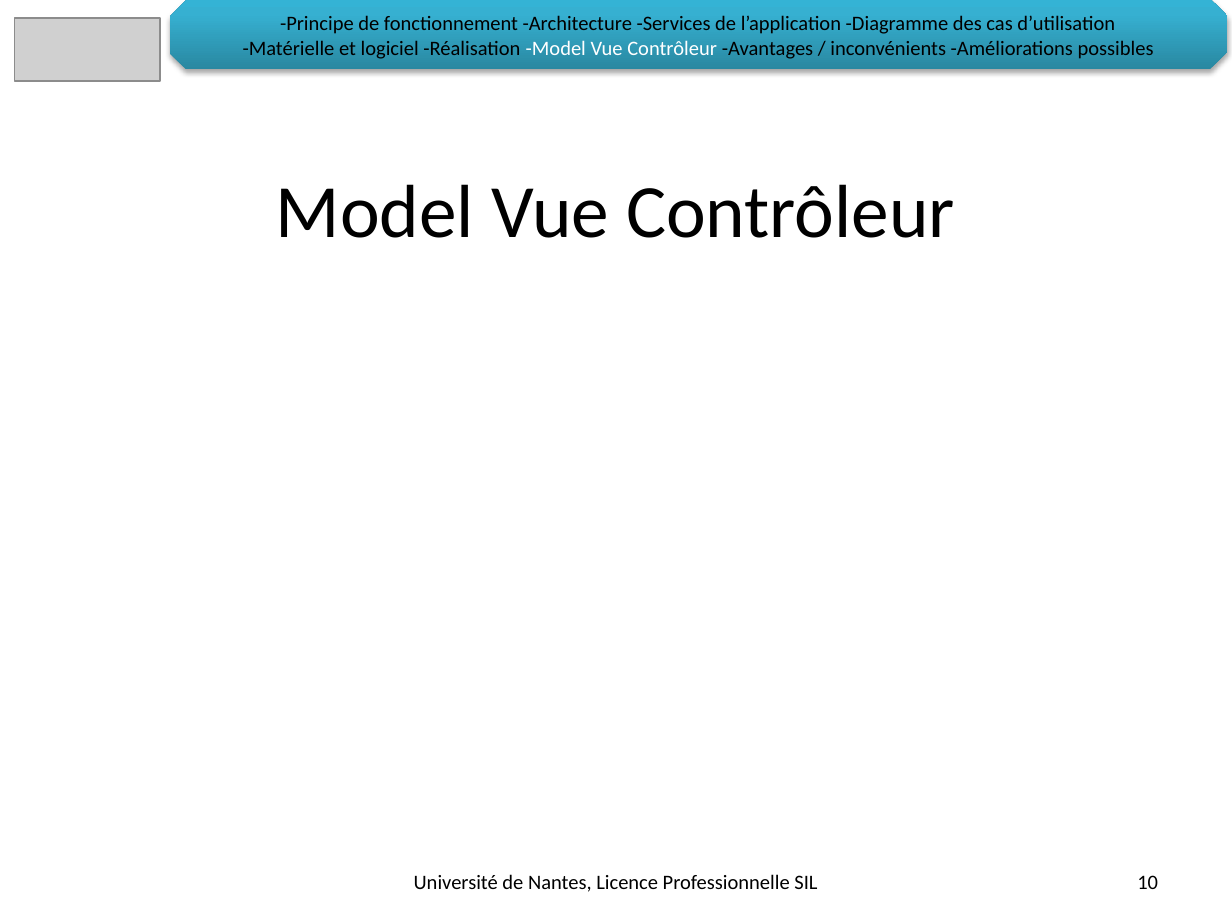
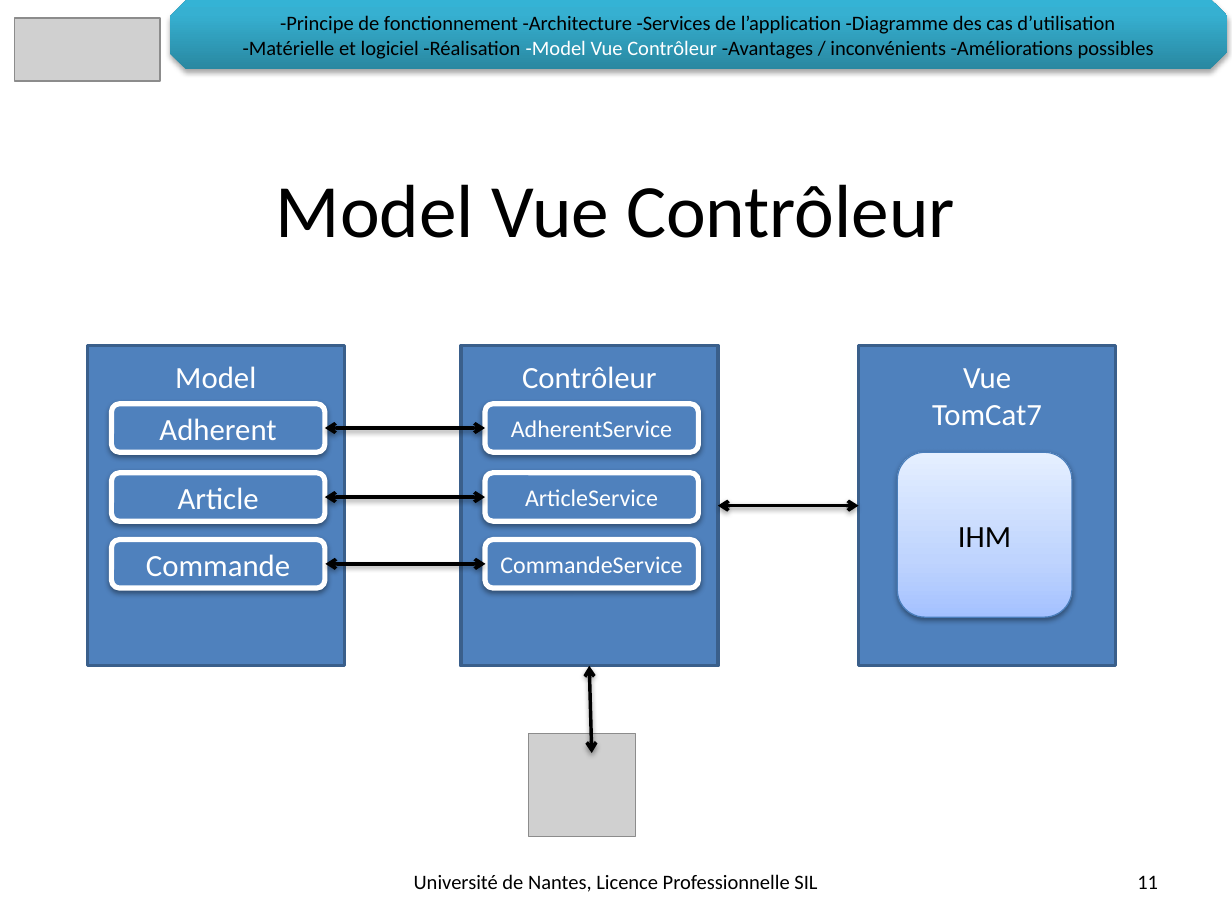
Before and after one commit to LeonardoALARCON/progr3, a slide deck: slide 11 of Documentation/DiapoProg3/PresentationProg3.pptx (slide 10 before the commit). Drawn at 1232x924 pixels with LibreOffice and Linux fonts; fonts in the diff are those of the drawing; grey boxes stand for pictures; background and template pictures are left out. Boxes give left, top, right and bottom in pixels: in the first picture for what was removed or moved away, otherwise in the second. Text is boxed around its words. In the diff, an @@ line names an element or a change of style, - is before the commit and + after.

```diff
--- a/Documentation/DiapoProg3/PresentationProg3.pptx
+++ b/Documentation/DiapoProg3/PresentationProg3.pptx
@@ rectangle added at (x1=87, y1=346, x2=345, y2=667), fill #4F81BD, outline #3A5F8C 2 pt, 18 pt, text #FFFFFF @@
+Model
@@ rectangle added at (x1=461, y1=346, x2=718, y2=667), fill #4F81BD, outline #3A5F8C 2 pt, 18 pt, text #FFFFFF @@
+Contrôleur
@@ rectangle added at (x1=859, y1=346, x2=1116, y2=667), fill #4F81BD, outline #3A5F8C 2 pt, 18 pt, text #FFFFFF @@
+Vue
+TomCat7
+IHM
@@ rounded rectangle added at (x1=112, y1=404, x2=325, y2=452), fill #4F81BD, outline #FFFFFF 3 pt, 18 pt, text #FFFFFF @@
+Adherent
@@ rounded rectangle added at (x1=485, y1=404, x2=699, y2=452), fill #4F81BD, outline #FFFFFF 3 pt, 14 pt, text #FFFFFF @@
+AdherentService
@@ double arrow added from (325, 428) to (485, 428), #000000 2 pt @@
@@ rounded rectangle added at (x1=112, y1=473, x2=325, y2=521), fill #4F81BD, outline #FFFFFF 3 pt, 18 pt, text #FFFFFF @@
+Article
@@ rounded rectangle added at (x1=485, y1=473, x2=699, y2=521), fill #4F81BD, outline #FFFFFF 3 pt, 14 pt, text #FFFFFF @@
+ArticleService
@@ rounded rectangle added at (x1=897, y1=452, x2=1072, y2=617), fill gradient #A4C4FF to #BFD4FF to #E6EEFF, outline #4B7EBC 0.75 pt, 18 pt, text #000000 @@
+IHM
@@ double arrow added from (325, 496) to (485, 496), #000000 2 pt @@
@@ double arrow added from (718, 505) to (859, 505), #000000 2 pt @@
@@ rounded rectangle added at (x1=112, y1=540, x2=325, y2=588), fill #4F81BD, outline #FFFFFF 3 pt, 18 pt, text #FFFFFF @@
+Commande
@@ double arrow added from (325, 564) to (485, 564), #000000 2 pt @@
@@ rounded rectangle added at (x1=485, y1=540, x2=699, y2=588), fill #4F81BD, outline #FFFFFF 3 pt, 14 pt, text #FFFFFF @@
+CommandeService
@@ double arrow added from (591, 753) to (589, 665), #000000 2 pt @@
@@ picture added at (x1=529, y1=733, x2=636, y2=835) @@
@@ page number at (x1=1137, y1=875, x2=1158, y2=889): text changed @@
-10
+11
```
Also in this commit, not shown: 1 slide added, 1 other file.
